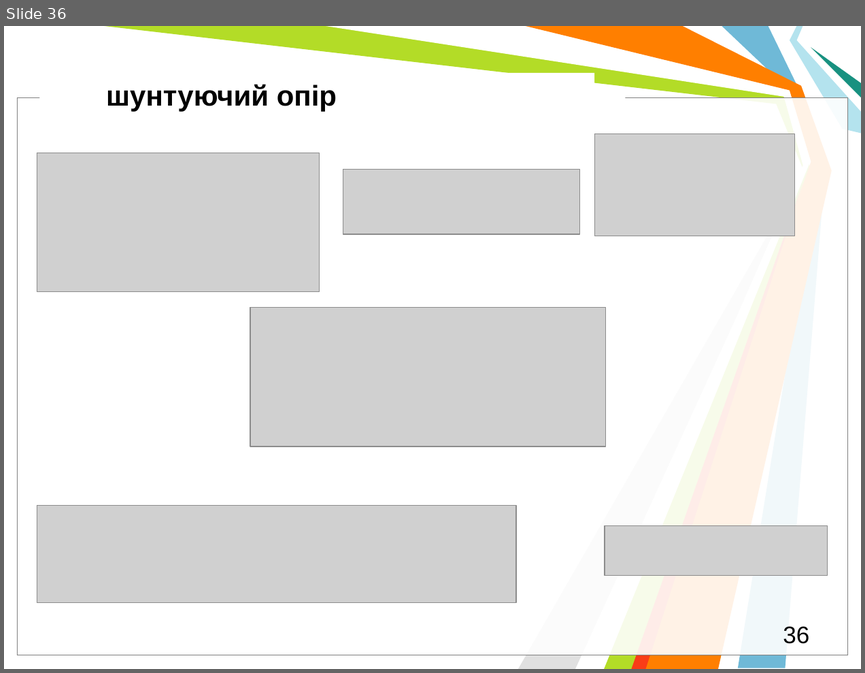
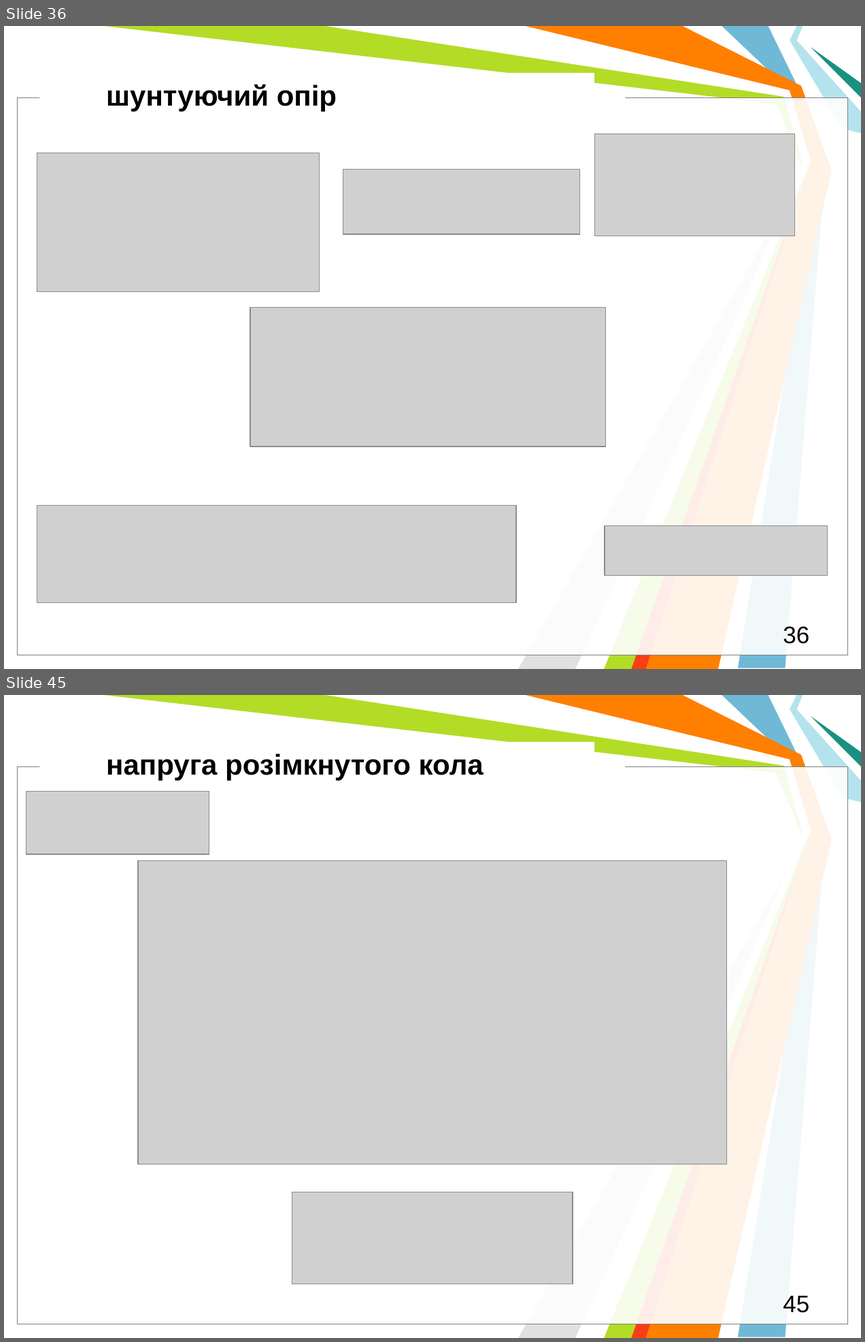
Before and after one commit to l432/NMK, a slide deck: Lecture/DAAD/DAAD_Models.pptm. Shown one above the other, each under a label of ours: slide 36 before the commit, slides 36 and 45 after it; the slides between them are not shown. The pictures are 865x673 and 865x1342 pixels, drawn with LibreOffice and Linux fonts; fonts in the diff are those of the drawing; grey boxes stand for pictures; background and template pictures are left out. Boxes give left, top, right and bottom in pixels: in the first picture for what was removed or moved away, otherwise in the second. Text is boxed around its words. In the diff, an @@ line names an element or a change of style, - is before the commit and + after.

```diff
--- a/Lecture/DAAD/DAAD_Models.pptm
+++ b/Lecture/DAAD/DAAD_Models.pptm
@@ slide 45 added at (4,695,861,1338), background #FFFFFF; not listed: 11 template elements that a slide beside it also shows @@
@@ text added at (106,753,483,780), 24 pt, text #000000, bold @@
+напруга розімкнутого кола
@@ picture added at (26,792,209,854) @@
@@ picture added at (138,860,726,1164) @@
@@ picture added at (292,1192,572,1284) @@
@@ page number added at (783,1295,809,1312), 20 pt, text #000000 @@
+45
```
Also in this commit, not shown: 2 slides changed, 19 other slides added, 3 slides removed, 6 other files.
